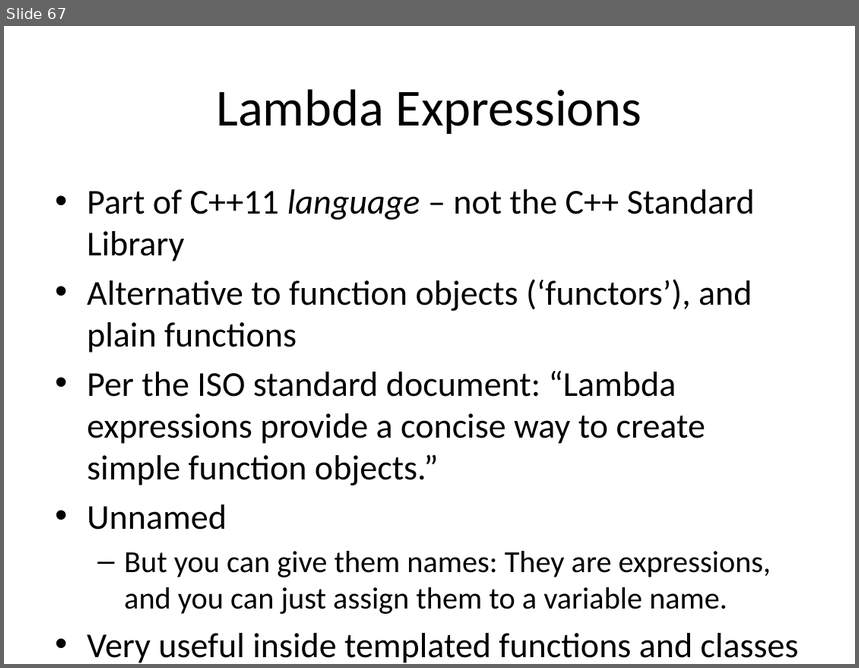
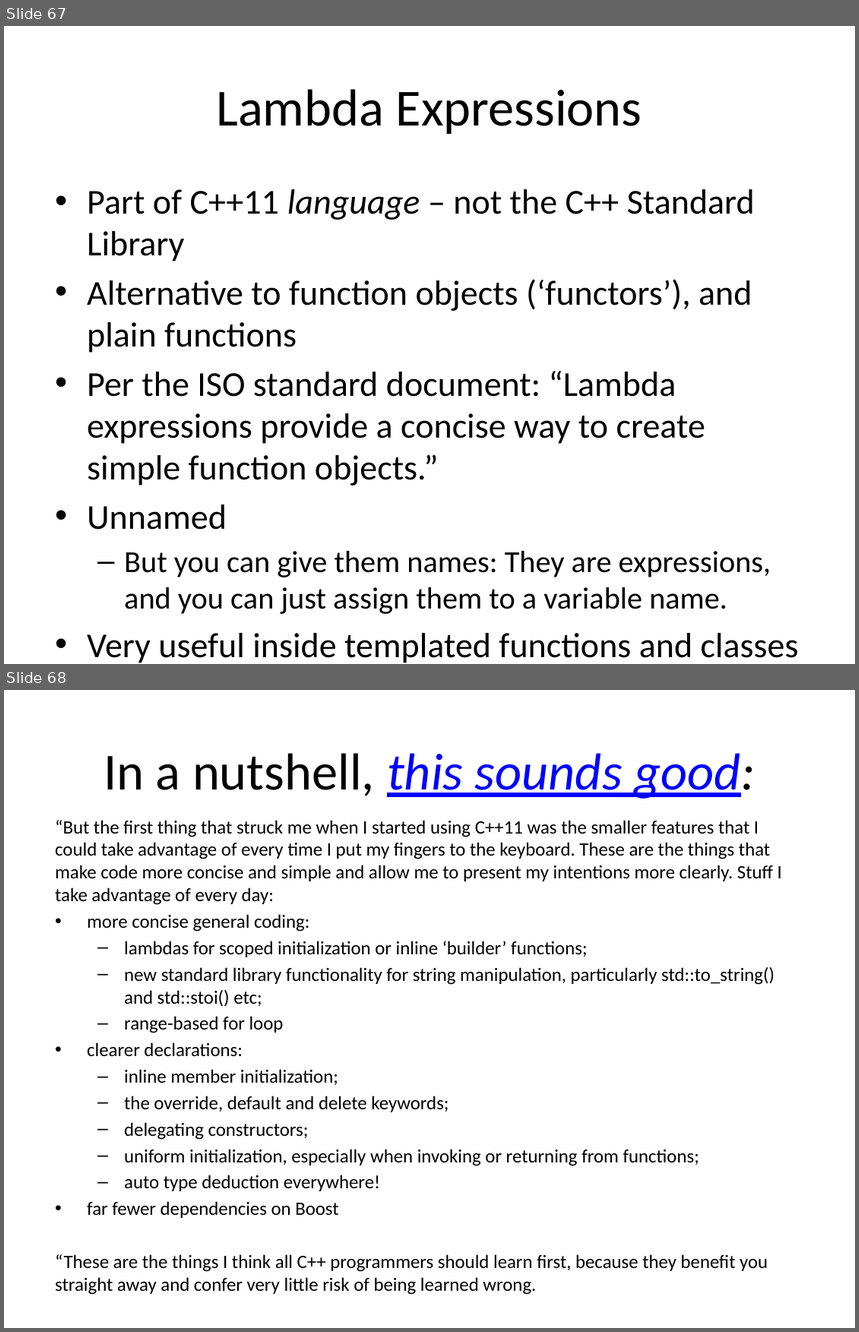
Before and after one commit to fellmad/FunWithCpp11, a slide deck: doc/Fun_with_C++11.pptx. Shown one above the other, each under a label of ours: slide 67 before the commit, slides 67 and 68 after it. The pictures are 859x668 and 859x1332 pixels, drawn with LibreOffice and Linux fonts; fonts in the diff are those of the drawing. Boxes give left, top, right and bottom in pixels: in the first picture for what was removed or moved away, otherwise in the second. Text is boxed around its words. In the diff, an @@ line names an element or a change of style, - is before the commit and + after.

Commit message:
last slide

```diff
--- a/doc/Fun_with_C++11.pptx
+++ b/doc/Fun_with_C++11.pptx
@@ slide 68 added at [4, 690, 855, 1328], background #FFFFFF @@
@@ title added at [104, 753, 756, 799], 44 pt, text #0000FF, italic, underline @@
+In a nutshell, this sounds good:
@@ text added at [55, 820, 782, 1295], 16 pt, text #000000 @@
+“But the first thing that struck me when I started using C++11 was the smaller features that I could take advantage of every time I put my fingers to the keyboard. These are the things that make code more concise and simple and allow me to present my intentions more clearly. Stuff I take advantage of every day:
+• more concise general coding:
+  – lambdas for scoped initialization or inline ‘builder’ functions;
+  – new standard library functionality for string manipulation, particularly std::to_string() and std::stoi() etc;
+  – range-based for loop
+• clearer declarations:
+  – inline member initialization;
+  – the override, default and delete keywords;
+  – delegating constructors;
+  – uniform initialization, especially when invoking or returning from functions;
+  – auto type deduction everywhere!
+• far fewer dependencies on Boost
+“These are the things I think all C++ programmers should learn first, because they benefit you straight away and confer very little risk of being learned wrong.
```
Also in this commit, not shown: 1 other file.
